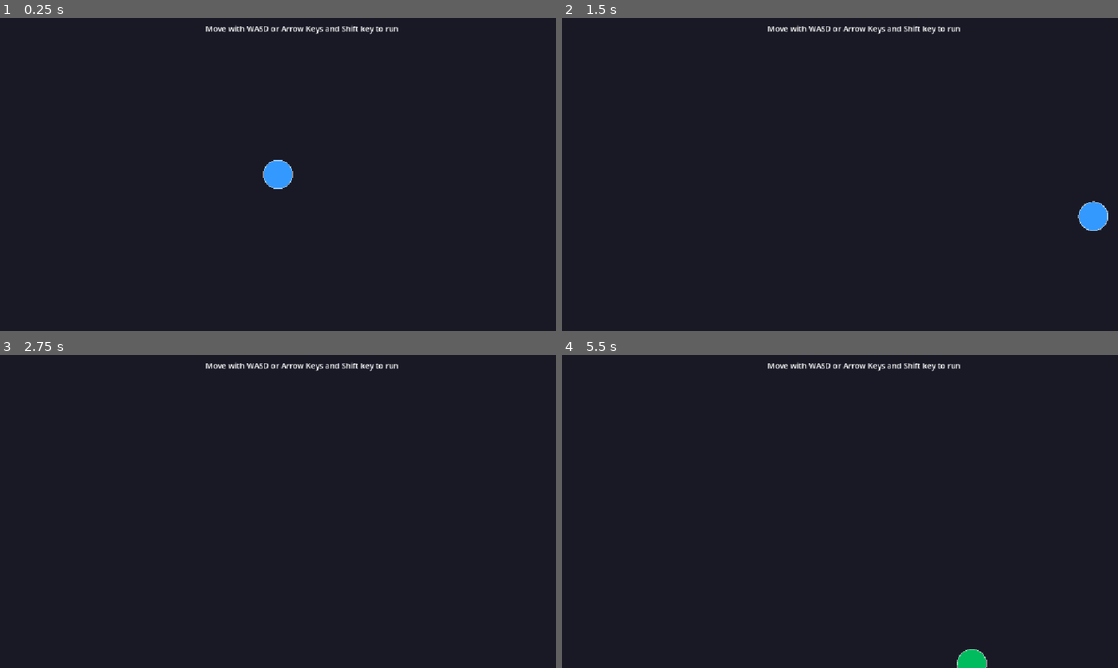
Above: before the commit, frames 1-4 (two rows, left to right).
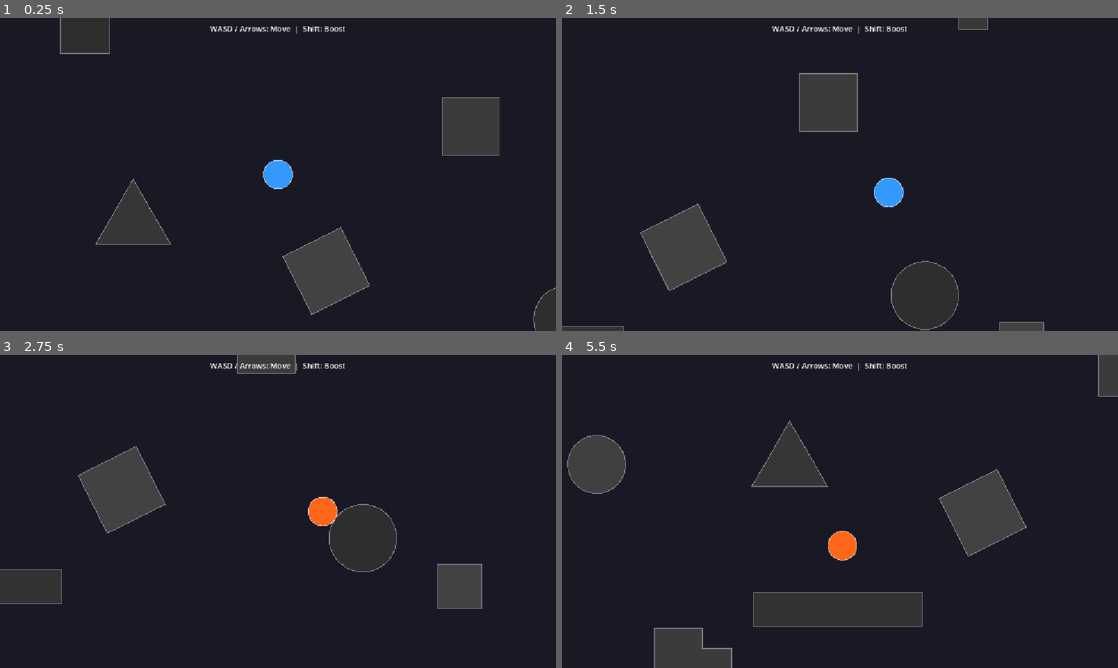
Above: after the commit, the same moments.

Repository: htoopyaelinn56/demo-godot
Game: Godot game, scene res://scenes/main.tscn
The game is run twice, just before and just after one commit, with the same random seed, the same clock (stepped at 60 frames per second) and the same inputs.
Inputs:
- Up to frame 1 (0.25 s): no input
- Up to frame 2 (1.5 s): tap Enter at 0.5 s; hold Right (ui_right) 0.53-1.28 s; hold Shift 0.53-1.28 s; hold Down (ui_down) from 1.28 s (still down); tap Shift at 1.35 s
- Up to frame 3 (2.75 s): release Down (ui_down) at 2.03 s; hold Right (ui_right) from 2.03 s (still down); hold Shift from 2.03 s (still down)
- Up to frame 4 (5.5 s): release Right (ui_right) at 2.78 s; release Shift at 2.78 s; hold Up (ui_up) 2.78-3.53 s; tap Shift at 2.85, 4.35 s; hold Shift 3.53-4.28 s; hold Left (ui_left) 3.53-5.03 s; hold Down (ui_down) from 5.03 s (still down); hold Shift from 5.03 s (still down)

The runs differ from the first frame. In frame 1, 6.4% of the frame differs, in the area x 10-100%, y 0-100%; in frame 2, 6.5%; in frame 3, 6.3%; in frame 4, 12%, in the area x 0-100%, y 0-100%.

Commit message:
feat: added obstacles and collision

Diff:
--- a/project.godot
+++ b/project.godot
@@ -18,8 +18,14 @@
 
 [display]
 
+window/size/viewport_width=1152
+window/size/viewport_height=648
 window/stretch/mode="canvas_items"
 window/stretch/aspect="expand"
+
+[environment]
+
+defaults/default_clear_color=Color(0.07, 0.07, 0.1, 1)
 
 [physics]
 
--- a/scenes/main.tscn
+++ b/scenes/main.tscn
@@ -1,39 +1,52 @@
-[gd_scene format=3 uid="uid://main2d"]
+[gd_scene load_steps=4 format=3 uid="uid://main2d"]
 
 [ext_resource type="Script" uid="uid://dn7mmv7suatk3" path="res://scripts/player.gd" id="1_player"]
+[ext_resource type="Script" uid="uid://b6b0t8i1jxxss" path="res://scripts/obstacles.gd" id="2_obstacles"]
 
-[node name="Main" type="Node2D" unique_id=398543602]
+[sub_resource type="CircleShape2D" id="CircleShape2D_player"]
+radius = 30.0
 
-[node name="CanvasLayer" type="CanvasLayer" parent="." unique_id=319996323]
+[node name="Main" type="Node2D" unique_id=1143219108]
 
-[node name="Background" type="ColorRect" parent="CanvasLayer" unique_id=782060730]
-anchors_preset = 15
-anchor_right = 1.0
-anchor_bottom = 1.0
-grow_horizontal = 2
-grow_vertical = 2
+[node name="WorldBackground" type="ColorRect" parent="." unique_id=102113323]
+offset_right = 2000.0
+offset_bottom = 2000.0
 color = Color(0.1, 0.1, 0.15, 1)
 
-[node name="Player" type="Node2D" parent="CanvasLayer" unique_id=492836168]
-position = Vector2(576, 324)
+[node name="Obstacles" type="Node2D" parent="." unique_id=1276145345]
+script = ExtResource("2_obstacles")
+
+[node name="Player" type="CharacterBody2D" parent="." unique_id=1497895917]
+position = Vector2(1000, 1000)
 script = ExtResource("1_player")
 
-[node name="UI" type="Control" parent="CanvasLayer" unique_id=107601710]
+[node name="CollisionShape2D" type="CollisionShape2D" parent="Player"]
+shape = SubResource("CircleShape2D_player")
+
+[node name="Camera2D" type="Camera2D" parent="Player" unique_id=158795505]
+limit_left = 0
+limit_top = 0
+limit_right = 2000
+limit_bottom = 2000
+position_smoothing_enabled = true
+position_smoothing_speed = 8.0
+
+[node name="HUD" type="CanvasLayer" parent="." unique_id=379919909]
+
+[node name="UI" type="Control" parent="HUD" unique_id=278910914]
 layout_mode = 3
 anchors_preset = 15
 anchor_right = 1.0
 anchor_bottom = 1.0
-grow_horizontal = 2
-grow_vertical = 2
 mouse_filter = 2
 
-[node name="Label" type="Label" parent="CanvasLayer/UI" unique_id=713059449]
+[node name="Label" type="Label" parent="HUD/UI" unique_id=796530801]
 layout_mode = 0
 anchor_left = 0.5
 anchor_right = 0.5
-offset_left = -150.0
+offset_left = -220.0
 offset_top = 10.0
-offset_right = 150.0
+offset_right = 220.0
 offset_bottom = 40.0
-text = "Move with WASD or Arrow Keys and Shift key to run"
+text = "WASD / Arrows: Move  |  Shift: Boost"
 horizontal_alignment = 1
--- /dev/null
+++ b/scripts/obstacles.gd
@@ -0,0 +1,76 @@
+@tool
+extends Node2D
+
+const OBSTACLES: Array[Dictionary] = [
+	# --- Horizontal walls ---
+	{"type": "rect", "pos": Vector2(400, 300),   "size": Vector2(250, 70),  "color": Color(0.22, 0.22, 0.22)},
+	{"type": "rect", "pos": Vector2(1100, 200),  "size": Vector2(300, 60),  "color": Color(0.28, 0.28, 0.28)},
+	{"type": "rect", "pos": Vector2(800, 1400),  "size": Vector2(350, 70),  "color": Color(0.20, 0.20, 0.20)},
+	{"type": "rect", "pos": Vector2(1500, 1600), "size": Vector2(280, 60),  "color": Color(0.25, 0.25, 0.25)},
+	# --- Vertical walls ---
+	{"type": "rect", "pos": Vector2(1700, 600),  "size": Vector2(60, 300),  "color": Color(0.22, 0.22, 0.22)},
+	{"type": "rect", "pos": Vector2(300, 1700),  "size": Vector2(70, 280),  "color": Color(0.27, 0.27, 0.27)},
+	# --- Squares ---
+	{"type": "rect", "pos": Vector2(600, 700),   "size": Vector2(100, 100), "color": Color(0.18, 0.18, 0.18)},
+	{"type": "rect", "pos": Vector2(1400, 900),  "size": Vector2(120, 120), "color": Color(0.23, 0.23, 0.23)},
+	{"type": "rect", "pos": Vector2(1800, 1400), "size": Vector2(90, 90),   "color": Color(0.26, 0.26, 0.26)},
+	# --- Circles ---
+	{"type": "circle", "pos": Vector2(900, 500),   "radius": 80.0, "color": Color(0.20, 0.20, 0.20)},
+	{"type": "circle", "pos": Vector2(300, 1100),  "radius": 60.0, "color": Color(0.25, 0.25, 0.25)},
+	{"type": "circle", "pos": Vector2(1600, 1300), "radius": 70.0, "color": Color(0.18, 0.18, 0.18)},
+	{"type": "circle", "pos": Vector2(1200, 1700), "radius": 50.0, "color": Color(0.28, 0.28, 0.28)},
+	# --- Triangles ---
+	{"type": "polygon", "pos": Vector2(700, 1100),  "points": [Vector2(0, -90), Vector2(78, 45), Vector2(-78, 45)],                                                         "color": Color(0.21, 0.21, 0.21)},
+	{"type": "polygon", "pos": Vector2(1300, 400),  "points": [Vector2(0, -80), Vector2(70, 80), Vector2(-70, 80)],                                                          "color": Color(0.24, 0.24, 0.24)},
+	{"type": "polygon", "pos": Vector2(1800, 200),  "points": [Vector2(-60, 60), Vector2(60, 60), Vector2(0, -80)],                                                          "color": Color(0.19, 0.19, 0.19)},
+	# --- Irregular polygons ---
+	{"type": "polygon", "pos": Vector2(500, 1500),  "points": [Vector2(-80, -60), Vector2(20, -60), Vector2(20, -20), Vector2(80, -20), Vector2(80, 60), Vector2(-80, 60)],  "color": Color(0.23, 0.23, 0.23)},
+	{"type": "polygon", "pos": Vector2(1100, 1200), "points": [Vector2(-90, -30), Vector2(30, -90), Vector2(90, 30), Vector2(-30, 90)],                                      "color": Color(0.26, 0.26, 0.26)},
+]
+
+const OUTLINE := Color(1, 1, 1, 0.35)
+
+func _draw() -> void:
+	for obs in OBSTACLES:
+		match obs["type"]:
+			"rect":
+				var half: Vector2 = obs["size"] / 2.0
+				var rect := Rect2(obs["pos"] - half, obs["size"])
+				draw_rect(rect, obs["color"])
+				draw_rect(rect, OUTLINE, false, 2.0)
+			"circle":
+				draw_circle(obs["pos"], obs["radius"], obs["color"])
+				draw_arc(obs["pos"], obs["radius"], 0.0, TAU, 64, OUTLINE, 2.0)
+			"polygon":
+				var pts := PackedVector2Array()
+				for p: Vector2 in obs["points"]:
+					pts.append(obs["pos"] + p)
+				draw_polygon(pts, PackedColorArray([obs["color"]]))
+				pts.append(pts[0])
+				draw_polyline(pts, OUTLINE, 2.0)
+
+func _ready() -> void:
+	if Engine.is_editor_hint():
+		return
+	_build_colliders()
+
+func _build_colliders() -> void:
+	for obs in OBSTACLES:
+		var body := StaticBody2D.new()
+		body.position = obs["pos"]
+		add_child(body)
+		var col := CollisionShape2D.new()
+		body.add_child(col)
+		match obs["type"]:
+			"rect":
+				var shape := RectangleShape2D.new()
+				shape.size = obs["size"]
+				col.shape = shape
+			"circle":
+				var shape := CircleShape2D.new()
+				shape.radius = obs["radius"]
+				col.shape = shape
+			"polygon":
+				var shape := ConvexPolygonShape2D.new()
+				shape.points = PackedVector2Array(obs["points"])
+				col.shape = shape
--- a/scripts/player.gd
+++ b/scripts/player.gd
@@ -1,11 +1,13 @@
 @tool
-extends Node2D
+extends CharacterBody2D
 
-const SPEED = 300.0
+const SPEED       = 300.0
 const BOOST_SPEED = 700.0
-const RADIUS = 30.0
-const CIRCLE_COLOR = Color(0.2, 0.6, 1.0)
-const BOOST_COLOR = Color(0.0, 0.738, 0.37, 1.0)
+const RADIUS      = 30.0
+const WORLD_SIZE  = Vector2(2000.0, 2000.0)
+
+const CIRCLE_COLOR  = Color(0.2, 0.6, 1.0)
+const BOOST_COLOR   = Color(1.0, 0.4, 0.1)
 const OUTLINE_COLOR = Color(1.0, 1.0, 1.0, 0.5)
 
 var _boosting := false
@@ -15,37 +17,31 @@
 	draw_circle(Vector2.ZERO, RADIUS, color)
 	draw_arc(Vector2.ZERO, RADIUS, 0.0, TAU, 64, OUTLINE_COLOR, 2.0)
 
-func _process(delta: float) -> void:
+func _physics_process(delta: float) -> void:
+	if Engine.is_editor_hint():
+		return
+
 	var direction := Vector2.ZERO
 
-	# Arrow keys
-	if Input.is_action_pressed("ui_right"):
+	if Input.is_action_pressed("ui_right") or Input.is_key_pressed(KEY_D):
 		direction.x += 1
-	if Input.is_action_pressed("ui_left"):
+	if Input.is_action_pressed("ui_left")  or Input.is_key_pressed(KEY_A):
 		direction.x -= 1
-	if Input.is_action_pressed("ui_down"):
+	if Input.is_action_pressed("ui_down")  or Input.is_key_pressed(KEY_S):
 		direction.y += 1
-	if Input.is_action_pressed("ui_up"):
-		direction.y -= 1
-
-	# WASD keys
-	if Input.is_key_pressed(KEY_D):
-		direction.x += 1
-	if Input.is_key_pressed(KEY_A):
-		direction.x -= 1
-	if Input.is_key_pressed(KEY_S):
-		direction.y += 1
-	if Input.is_key_pressed(KEY_W):
+	if Input.is_action_pressed("ui_up")    or Input.is_key_pressed(KEY_W):
 		direction.y -= 1
 
 	if direction.length() > 0:
 		direction = direction.normalized()
 
-	# Shift boost
 	_boosting = Input.is_key_pressed(KEY_SHIFT)
-	var current_speed := BOOST_SPEED if _boosting else SPEED
+	var speed  := BOOST_SPEED if _boosting else SPEED
 
-	position += direction * current_speed * delta
+	velocity = direction * speed
+	move_and_slide()
 
-	# Redraw to update color
+	# Clamp inside world bounds
+	position = position.clamp(Vector2(RADIUS, RADIUS), WORLD_SIZE - Vector2(RADIUS, RADIUS))
+
 	queue_redraw()
Not shown, added: scripts/obstacles.gd.uid
